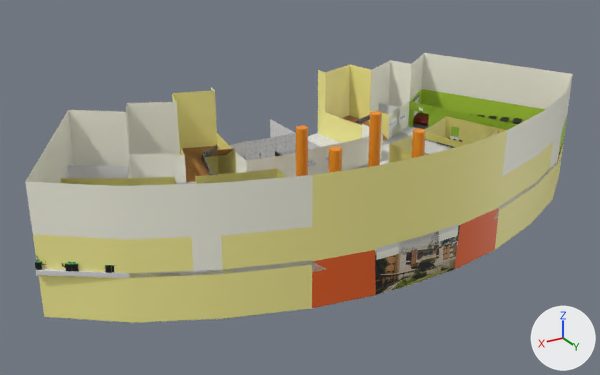
One commit to the Blender file CS191_Group3/Assets/dcs_floor1.blend: the scene before it, then after it.
Rendered twice from a 50 mm lens placed at (15.6, 23.3, 13.6), pointed at (1.1, -0.9, 1.5). The lights are fixed; the arrows at lower right show +X, +Y and +Z.

Script lines for the objects in view, before the commit:
```python
ob_1stfloor = bpy.data.objects.new('1stfloor', me_plane)
ob_1stfloor.location = (0.0, 0.0, 0.0)
ob_1stfloor_ceiling = bpy.data.objects.new('1stfloor_ceiling', me_plane_012)
ob_1stfloor_ceiling.location = (0.0, 0.0, 0.73)
ob_2ndfloor = bpy.data.objects.new('2ndfloor', me_plane_001)
ob_2ndfloor.location = (0.0, 0.0, 1.53)
```
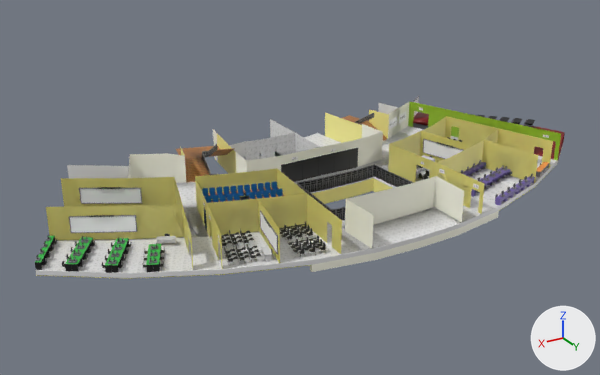
The change, as a list of edits to the scene's bpy script:
```text
Add img_window_png:
    img_window_png = load_image('window.png', 'Textures/window.png', 670, 1296, 'sRGB')
Add mat_window:
    mat_window = principled_material('window')
    mat_window.texture = img_window_png
Change me_plane_001:
    used by ob_2ndfloor; location = (0.0, 0.0, 1.53)
    remove me_plane_001.from_pydata(...)  # 1282 vertices, 947 faces, 2 loose edges; spans x -11.0..11.1, y -5.3..4.8, z -0.4..1.6
    add me_plane_001.from_pydata(...)  # 1300 vertices, 960 faces, 2 loose edges; spans x -11.0..11.1, y -5.3..4.8, z -0.4..1.6
    me_plane_001 part 1: 7 vertices moved from x -0.9..0.8, y -1.2, z 0.5..0.9 to x -0.7..1.3, y -1.2, z 1.0..1.1; 12 vertices added at x -3.0..3.0, y -2.6..-1.2, z 0.9..1.1
    me_plane_001 part 2: 6 vertices added at x 6.5..6.9, y 1.0..2.2, z 0.2..1.3
    me_plane_001 part 3: 56 kept faces spanning x -10.1..10.3, y -3.5..2.5, z -0.4..0.2 get new texture (UV) coordinates
    add me_plane_001.materials.append(mat_window)  # picture img_window_png
Change ob_1stfloor:
    add ob_1stfloor.hide_set(True)  # its collection is switched off
Change ob_1stfloor_ceiling:
    add ob_1stfloor_ceiling.hide_set(True)  # its collection is switched off
```

Boxes [x1, y1, x2, y2] around the edits, measured in the pictures (600 x 375 px):
'1stfloor', hidden
    before: [25, 53, 573, 323]
'1stfloor_ceiling', hidden
    before: [50, 181, 558, 323]
part 1 of me_plane_001, built on
    before: [308, 154, 329, 168]
    after: [229, 124, 383, 182]
part 2 of me_plane_001, added
    after: [183, 208, 189, 253]
part 3 of me_plane_001, surface changed
    after: [55, 237, 185, 242]
'whiteboard_tl2', unchanged, uncovered by the edit
    after: [69, 215, 137, 233]
'whiteboard_tl3', unchanged, uncovered by the edit
    after: [79, 187, 142, 204]
